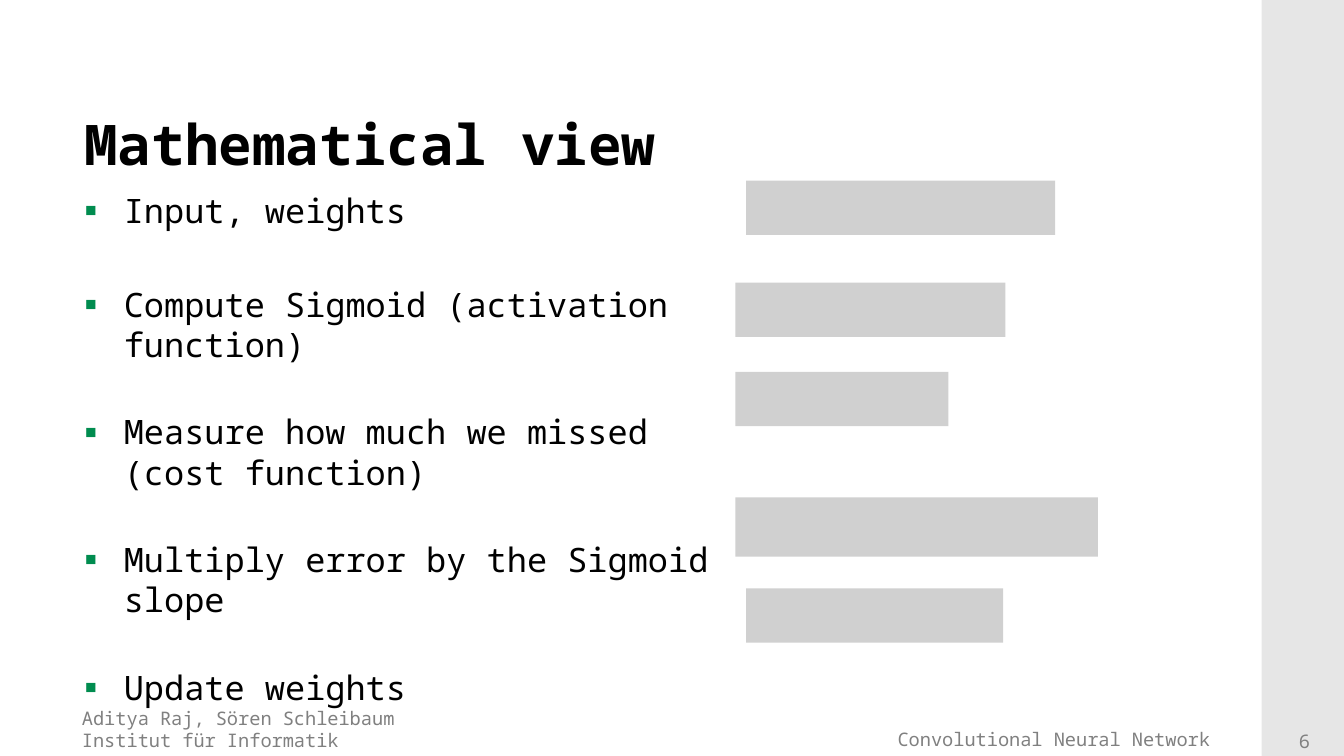
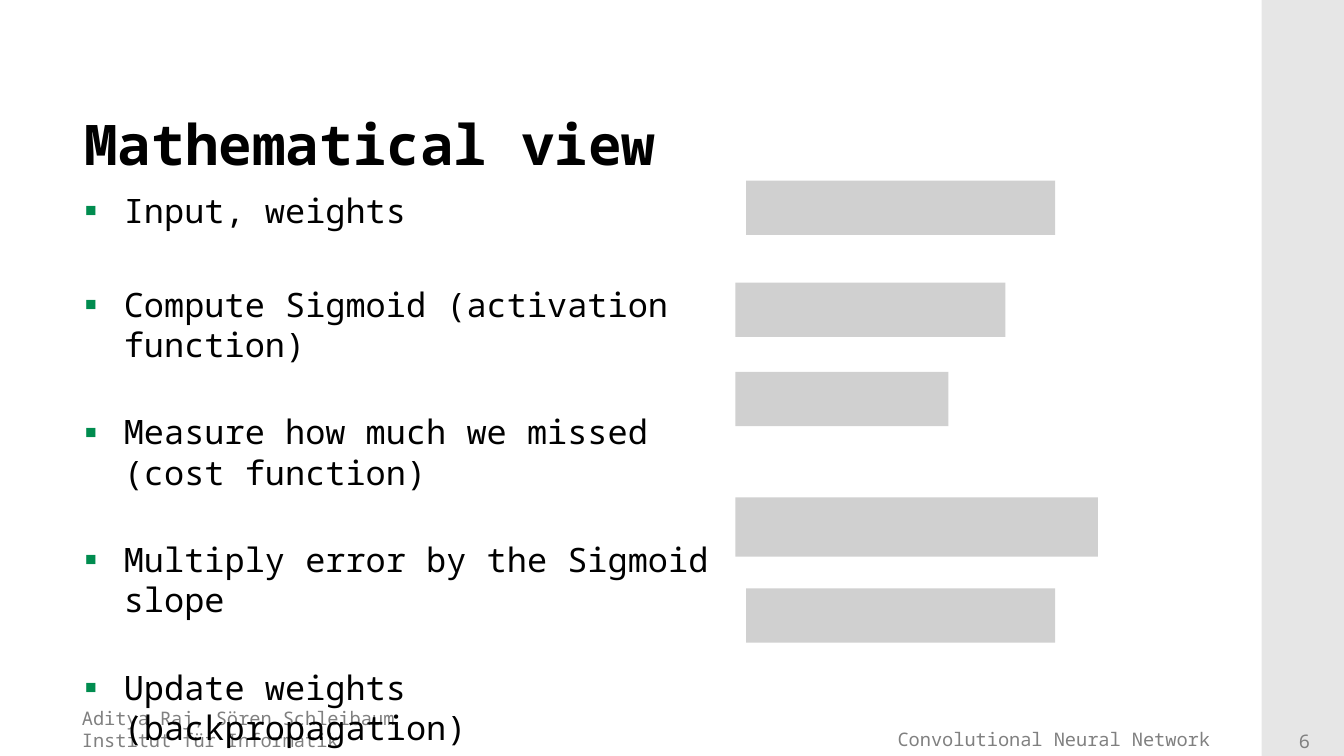
Before and after one commit to adityaraj52/ConvNet, a slide deck: slide 6 of PresentationsAndTalk/Presentation_final2.pptx. Drawn at 1344x756 pixels with LibreOffice and Linux fonts; fonts in the diff are those of the drawing; grey boxes stand for pictures; background and template pictures are left out. Boxes give left, top, right and bottom in pixels: in the first picture for what was removed or moved away, otherwise in the second. Text is boxed around its words. In the diff, an @@ line names an element or a change of style, - is before the commit and + after.

```diff
--- a/PresentationsAndTalk/Presentation_final2.pptx
+++ b/PresentationsAndTalk/Presentation_final2.pptx
@@ picture resized from (x1=746, y1=589, x2=1003, y2=642) to (x1=746, y1=589, x2=1055, y2=642) @@
@@ text at (x1=124, y1=674, x2=467, y2=749): text changed @@
-▪ Update weights
+▪ Update weights (backpropagation)
```
Also in this commit, not shown: 2 other slides changed, 1 slide removed, 6 other files.
